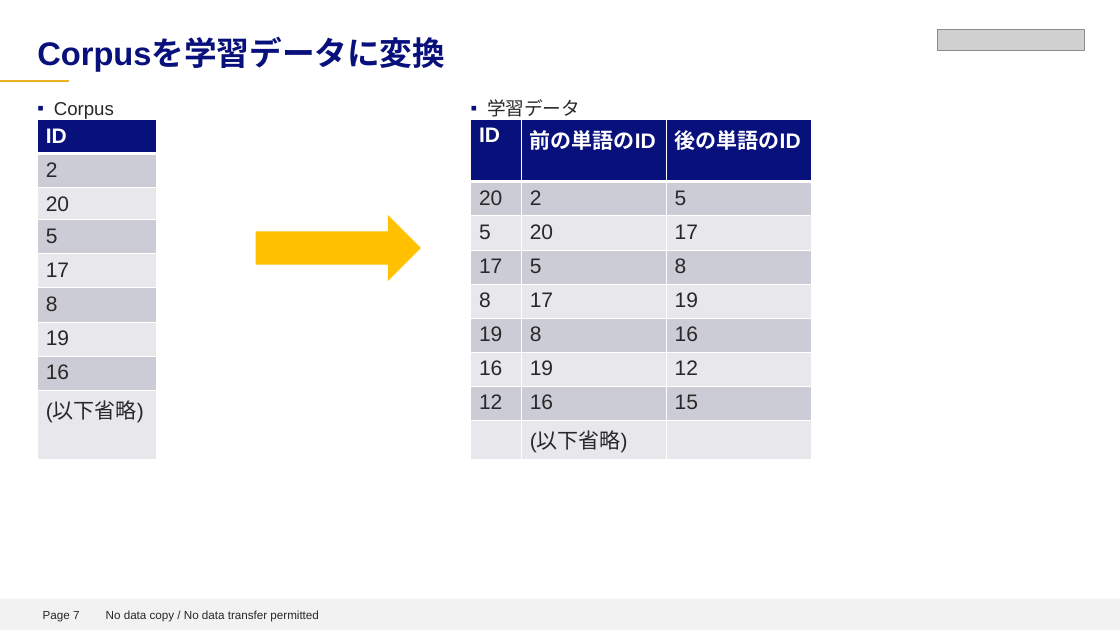
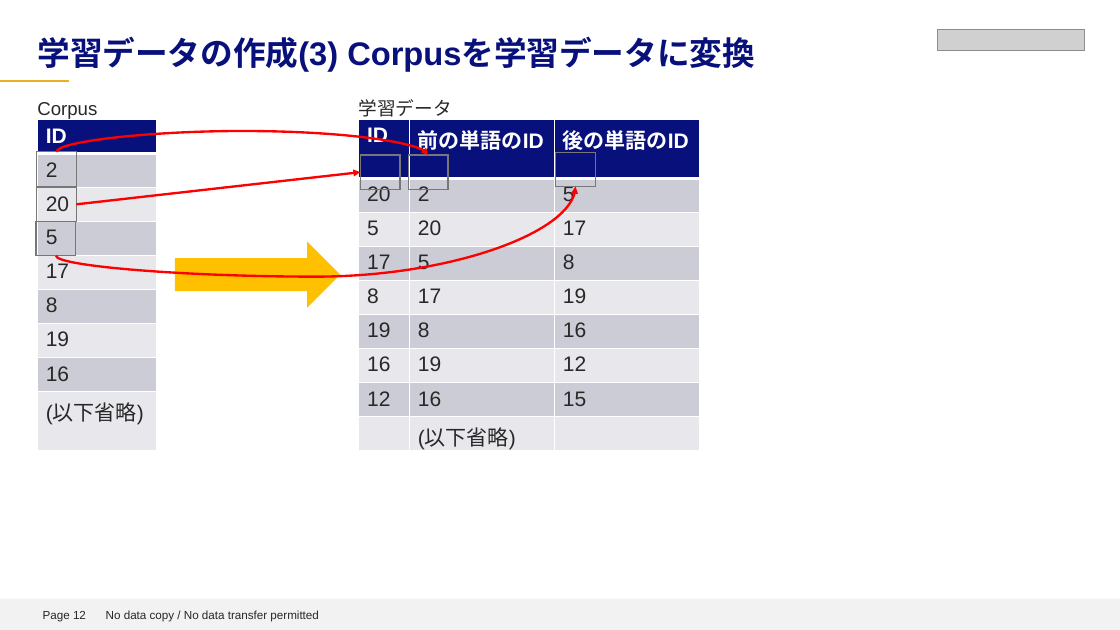
Before and after one commit to sunday-robot/DeepLerningKot, a slide deck: slide 12 of word2vecの紹介.pptx (slide 7 before the commit). Drawn at 1120x630 pixels with LibreOffice and Linux fonts; fonts in the diff are those of the drawing; grey boxes stand for pictures; background and template pictures are left out. Boxes give left, top, right and bottom in pixels: in the first picture for what was removed or moved away, otherwise in the second. Text is boxed around its words. In the diff, an @@ line names an element or a change of style, - is before the commit and + after.

```diff
--- a/word2vecの紹介.pptx
+++ b/word2vecの紹介.pptx
@@ title at <box>37,36,755,72</box>: text changed @@
-Corpusを学習データに変換
+学習データの作成(3) Corpusを学習データに変換
@@ text "Corpus" at <box>37,102,97,119</box>: bullet ▪ to none @@
@@ text "学習データ" at <box>359,99,452,121</box>: bullet ▪ to none @@
@@ table: place and size @@
-table at <box>471,119,812,457</box>
+table at <box>359,119,700,453</box>
@@ text "学習データ": place and size @@
-text "学習データ" at <box>487,99,580,121</box>
+text "学習データ" at <box>359,99,452,121</box>
@@ curved arrow added from (56, 152) to (429, 155), #FF0000 2 pt @@
@@ rectangle added at <box>37,152,76,187</box>, outline #777777 1 pt @@
@@ arrow added from (76, 204) to (360, 172), #FF0000 2 pt @@
@@ rectangle added at <box>360,155,400,190</box>, outline #777777 1 pt @@
@@ rectangle added at <box>408,155,448,190</box>, outline #777777 1 pt @@
@@ rectangle added at <box>556,152,596,187</box>, outline #777777 1 pt @@
@@ rectangle added at <box>37,187,76,222</box>, outline #777777 1 pt @@
@@ curved arrow added from (55, 255) to (576, 187), #FF0000 2 pt @@
@@ rectangle added at <box>36,222,76,256</box>, outline #777777 1 pt @@
@@ right arrow: place and size @@
-right arrow at <box>255,215,421,281</box>
+right arrow at <box>175,242,340,308</box>
@@ page number at <box>43,611,86,622</box>: text changed @@
-Page 7
+Page 12
```
Also in this commit, not shown: 5 other slides changed, 6 slides added, 1 other file.
